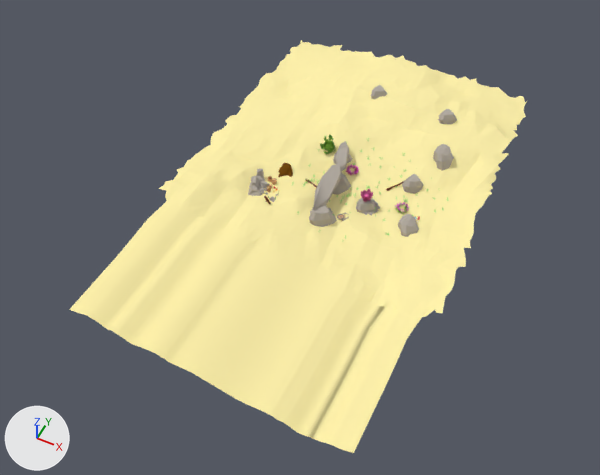
An edit to the Blender file Assets/SeaTerrain_DECIMATED 1.blend, drawn before and after from the same camera.
One viewpoint serves both versions: a camera (50 mm lens) standing at (16.5, -39.4, 39.9) and looking at (0.5, -7.3, -0.2). Lighting does not change. The marker at lower left points along +X, +Y and +Z.

Objects in the first picture: 'Bullion.001', 'Environment_1'.
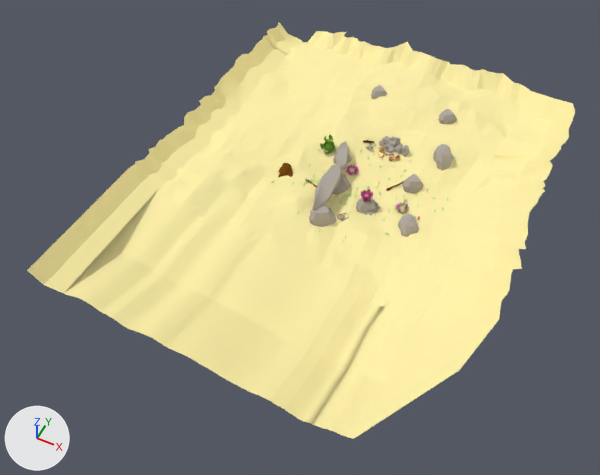
The edits, one by one:
me_plane is used by ob_environment_1; location (-1.13, -1.51, 0.59); rotation (1.571, 0.0, 0.0), in degrees (90, 0, 0); scale (0.0124, 0.0156, 0.0145).
me_plane had 1994 vertices, 3525 faces and spanned x -654.0..978.0, y -77.0..117.0, z -946.0..1271.0.
me_plane now has 2132 vertices, 3675 faces and spans x -802.0..1243.0, y -77.0..288.0, z -993.0..1296.0.
me_plane part 1: 135 vertices moved from x -544.0..978.0, y -43.0..117.0, z -946.0..1271.0 to x -544.0..1167.0, y 9.0..212.0, z -993.0..1271.0; 3 vertices removed from x -536.0..973.0, y -23.0..104.0, z -360.0..1271.0; 141 vertices added at x -802.0..1243.0, y -1.0..288.0, z -893.0..1296.0.

Pixel boxes (x1, y1, x2, y2) of what changed, in the pictures (600 x 475 px; the box of a moved part takes in the faces that stretch with it):
'Environment_1', reshaped (19% wider)
    before: (69, 40, 528, 453)
    after: (27, 23, 575, 439)
part 1 of me_plane, moved or reshaped
    before: (69, 42, 528, 453)
    after: (27, 23, 575, 439)
